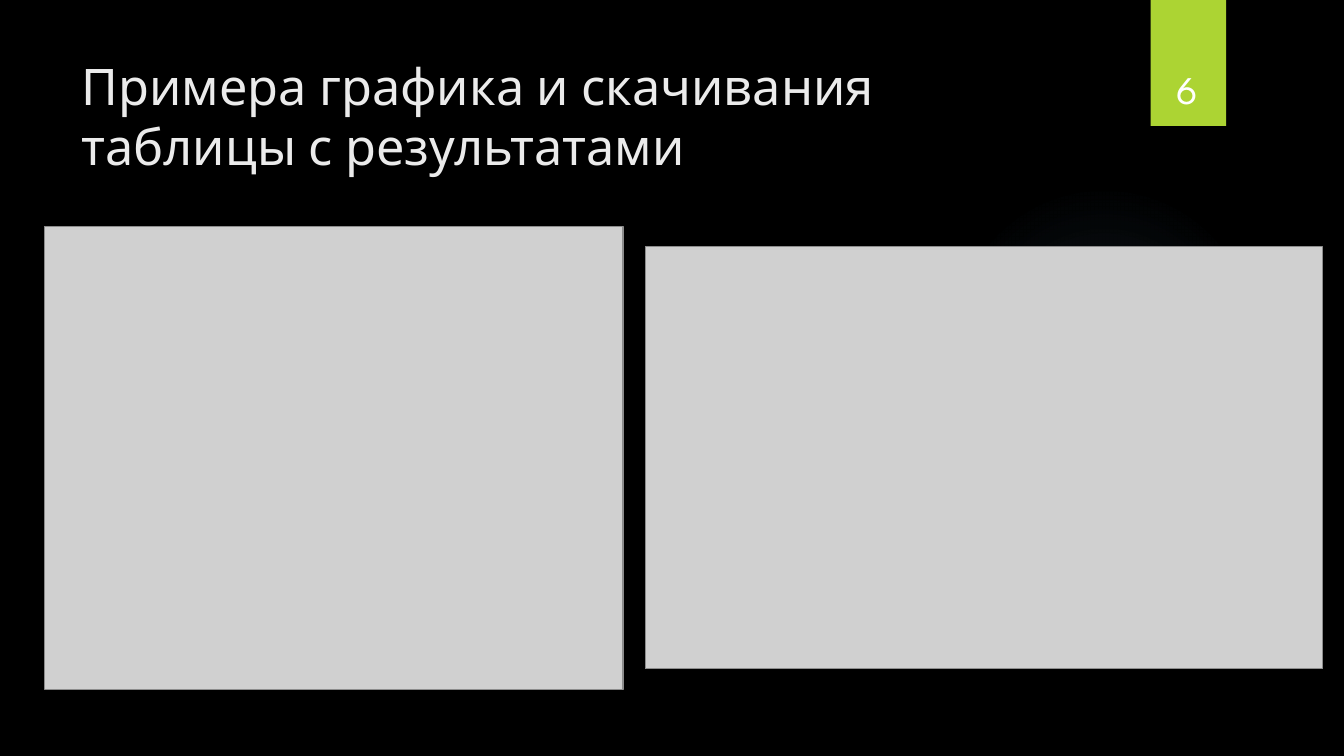
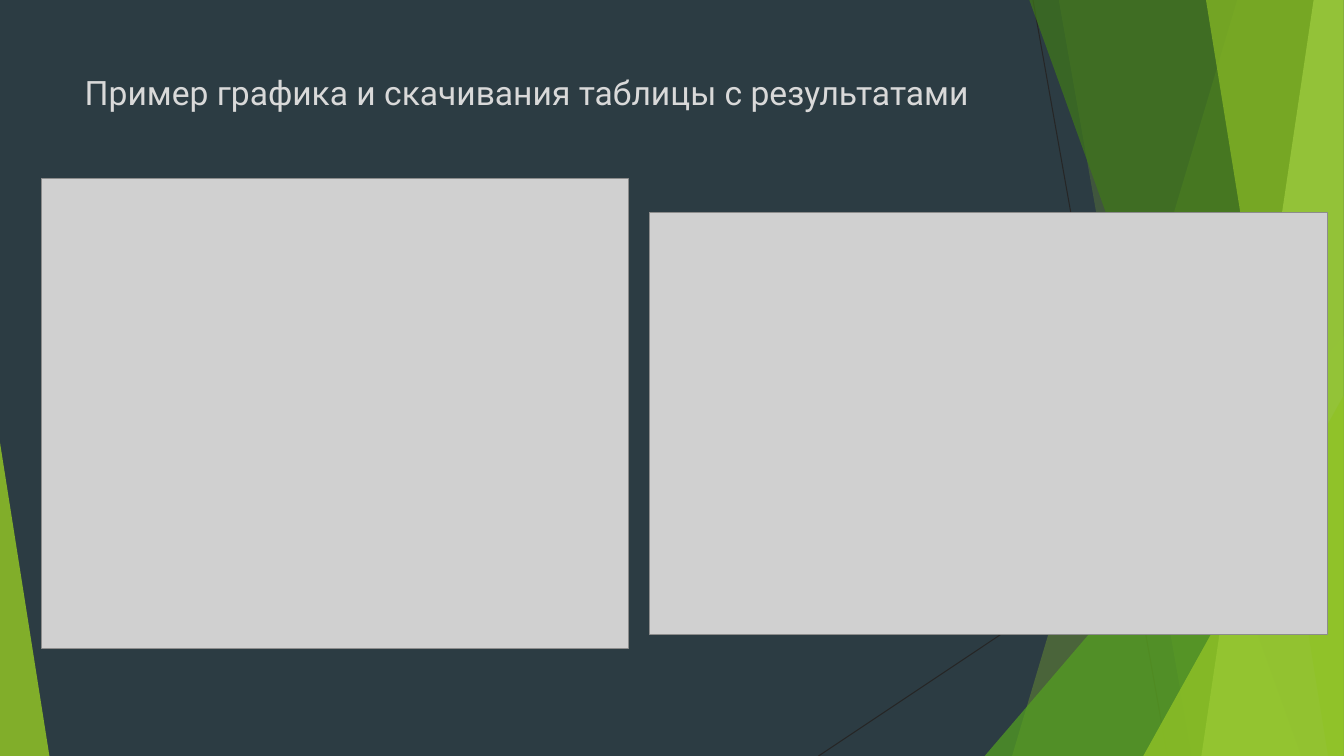
Before and after one commit to BorislavTimoshin/TaskCompletionDiary, a slide deck: slide 8 of description_project/Презентация.pptx (slide 6 before the commit). Drawn at 1344x756 pixels with LibreOffice and Linux fonts; fonts in the diff are those of the drawing; grey boxes stand for pictures; background and template pictures are left out. Boxes give left, top, right and bottom in pixels: in the first picture for what was removed or moved away, otherwise in the second. Text is boxed around its words. In the diff, an @@ line names an element or a change of style, - is before the commit and + after.

```diff
--- a/description_project/Презентация.pptx
+++ b/description_project/Презентация.pptx
@@ background picture (left out) to #2C3C43 @@
@@ rectangle removed at (x1=1150, y1=0, x2=1226, y2=126) @@
@@ title at (x1=85, y1=79, x2=969, y2=112): text changed; size 36 to 24 pt; font League Spartan to Roboto; text colour #EBEBEB to #D9D9D9 @@
-Примера графика и скачивания таблицы с результатами
+Пример графика и скачивания таблицы с результатами
@@ page number removed at (x1=1177, y1=78, x2=1199, y2=105) @@
-6
@@ picture resized from (x1=45, y1=227, x2=624, y2=690) to (x1=41, y1=178, x2=628, y2=648) @@
@@ ellipse removed at (x1=949, y1=185, x2=1259, y2=495) @@
@@ picture moved from (x1=645, y1=247, x2=1323, y2=668) to (x1=650, y1=213, x2=1328, y2=634) @@
@@ group added at (x1=0, y1=0, x2=1344, y2=756): 5 freeform shapes, 3 triangles, 2 lines @@
```
Also in this commit, not shown: 4 other slides changed, 5 slides added, 2 slides removed, 1 other file.
